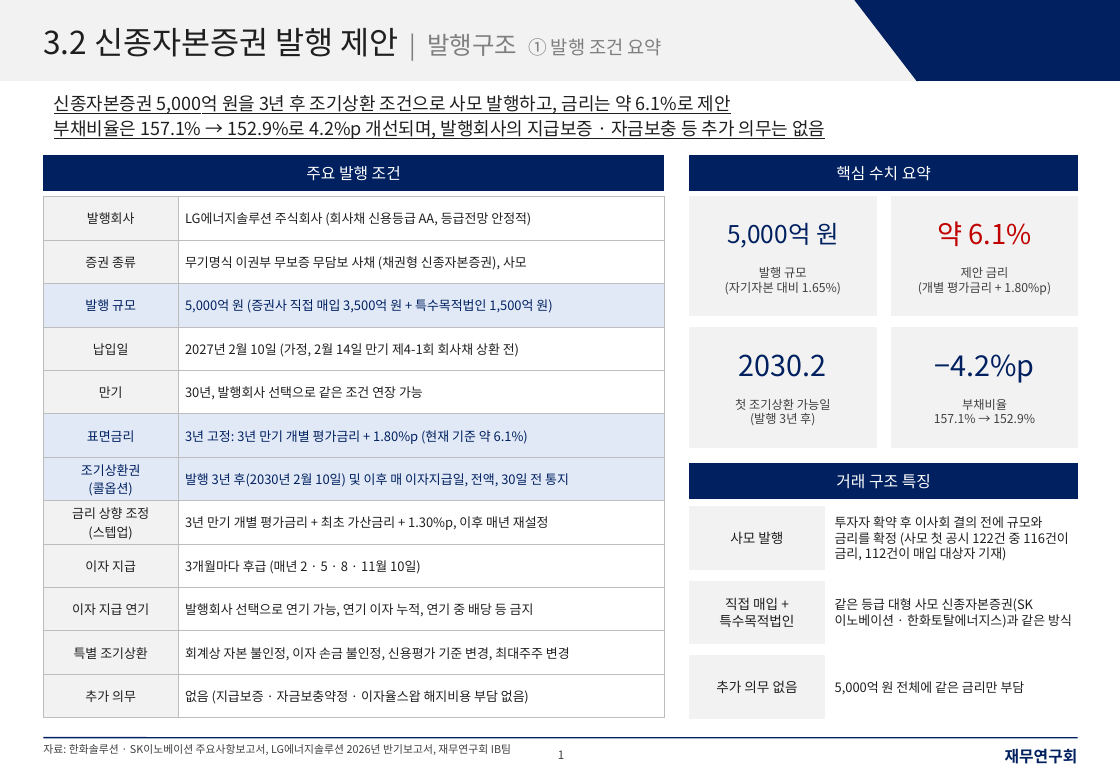
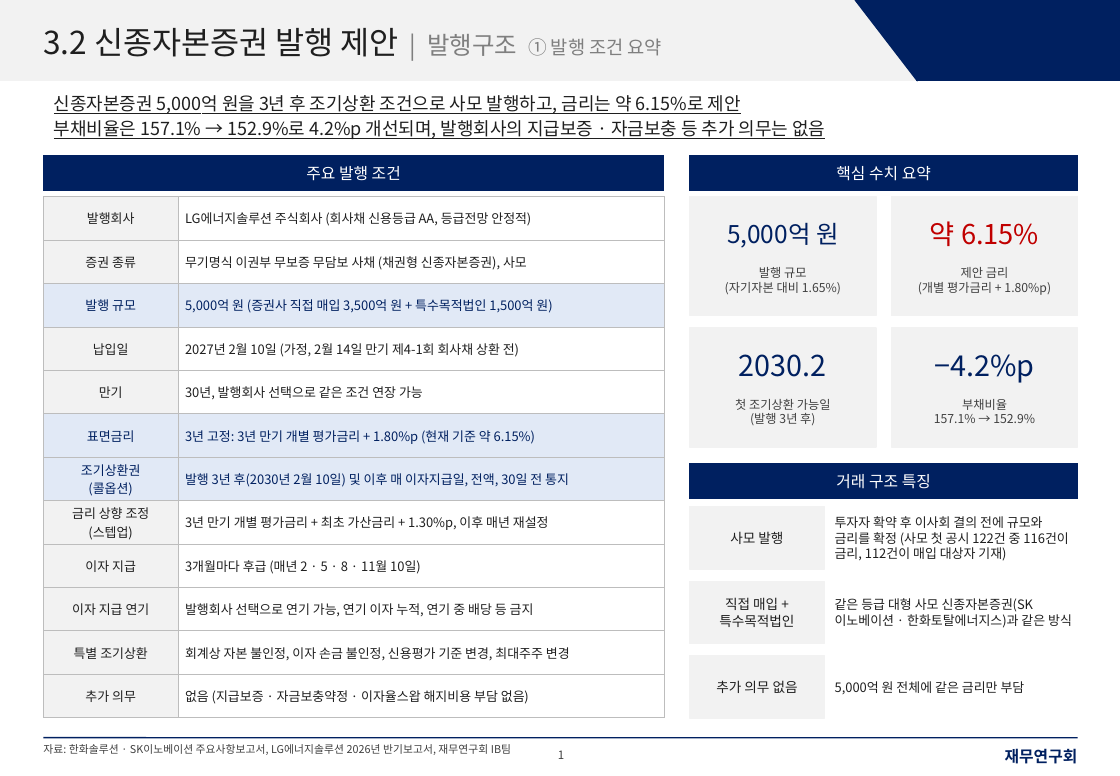
Before and after one commit to shy065542-rgb/SSHHYY, a slide deck: slide 1 of LGES_신종_발행구조_재무연구회양식.pptx. Drawn at 1120x776 pixels with LibreOffice and Linux fonts; fonts in the diff are those of the drawing. Boxes give left, top, right and bottom in pixels: in the first picture for what was removed or moved away, otherwise in the second. Text is boxed around its words. In the diff, an @@ line names an element or a change of style, - is before the commit and + after.

```diff
--- a/LGES_신종_발행구조_재무연구회양식.pptx
+++ b/LGES_신종_발행구조_재무연구회양식.pptx
@@ text at (54, 95, 741, 114): text changed @@
-신종자본증권 5,000억 원을 3년 후 조기상환 조건으로 사모 발행하고, 금리는 약 6.1%로 제안
+신종자본증권 5,000억 원을 3년 후 조기상환 조건으로 사모 발행하고, 금리는 약 6.15%로 제안
@@ table at (43, 196, 664, 708) @@
-row 6, column 2: 3년 고정: 3년 만기 개별 평가금리 + 1.80%p (현재 기준 약 6.1%)
+row 6, column 2: 3년 고정: 3년 만기 개별 평가금리 + 1.80%p (현재 기준 약 6.15%)
@@ text at (930, 221, 1039, 246): text changed @@
-약 6.1%
+약 6.15%
```
Also in this commit, not shown: 4 other slides changed, 1 other file.
